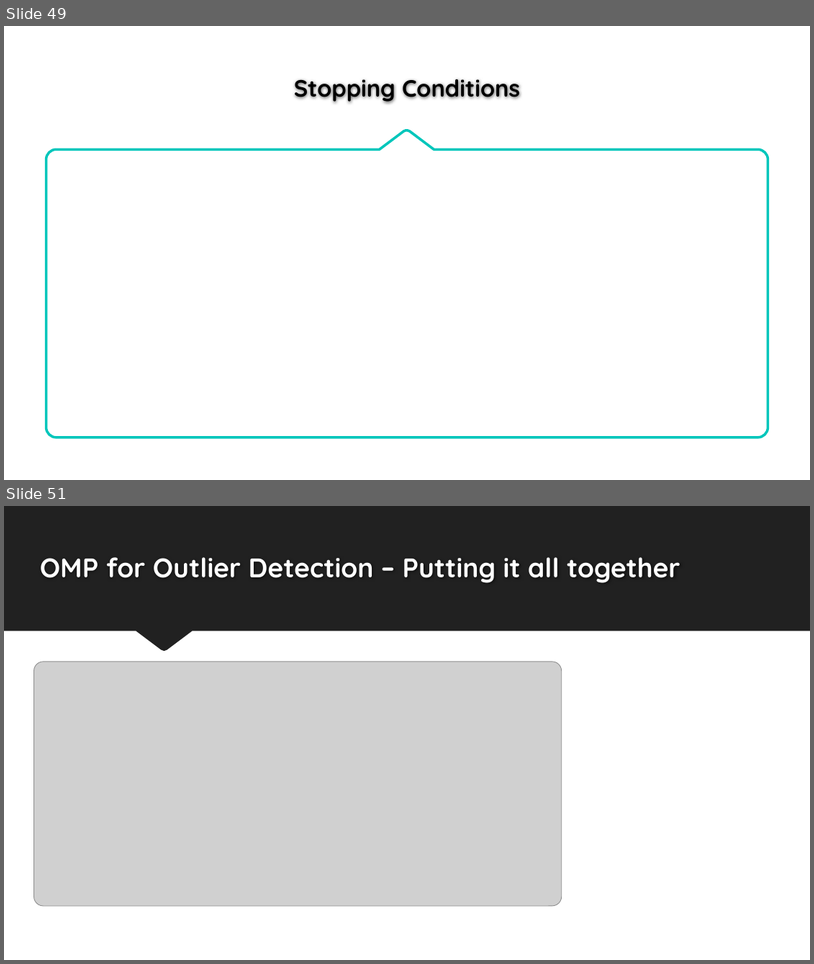
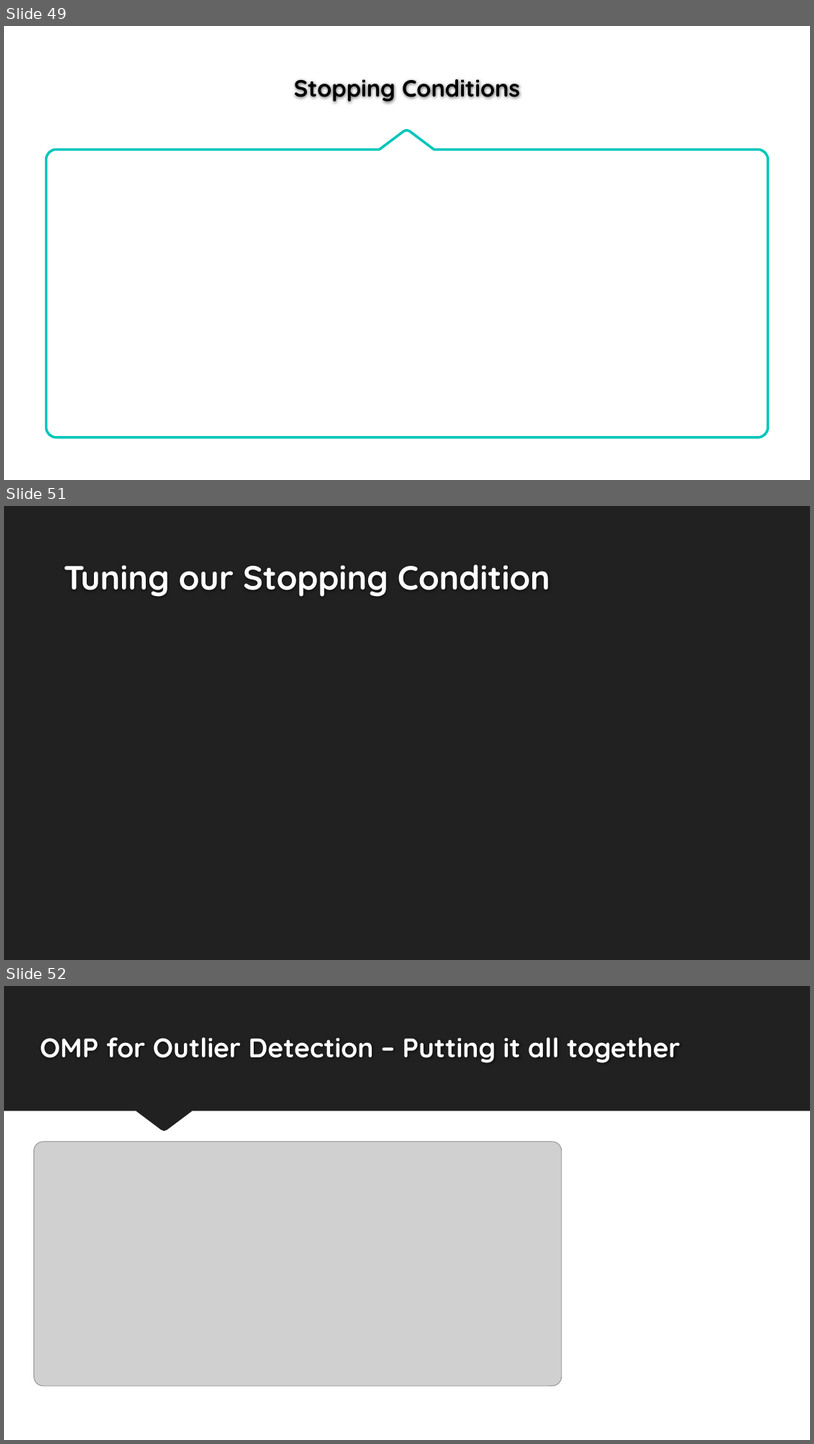
Before and after one commit to aparande/EECS189-OMP-Assignment, a slide deck: Slides/OMP Slides.pptx. Shown one above the other, each under a label of ours: slides 49 and 51 before the commit, slides 49, 51 and 52 after it; the slides between them are not shown. The pictures are 814x964 and 814x1444 pixels, drawn with LibreOffice and Linux fonts; fonts in the diff are those of the drawing; grey boxes stand for pictures; background and template pictures are left out. Boxes give left, top, right and bottom in pixels: in the first picture for what was removed or moved away, otherwise in the second. Text is boxed around its words. In the diff, an @@ line names an element or a change of style, - is before the commit and + after.

Commit message:
updating slides with validation

```diff
--- a/Slides/OMP Slides.pptx
+++ b/Slides/OMP Slides.pptx
@@ slide 51 added at [4,506,810,960], background #212121 @@
@@ title added at [64,564,550,597], 40 pt, text #FEFEFE, bold @@
+Tuning our Stopping Condition
@@ what was slide 51 is now slide 52 @@
```
Also in this commit, not shown: 2 other files.
